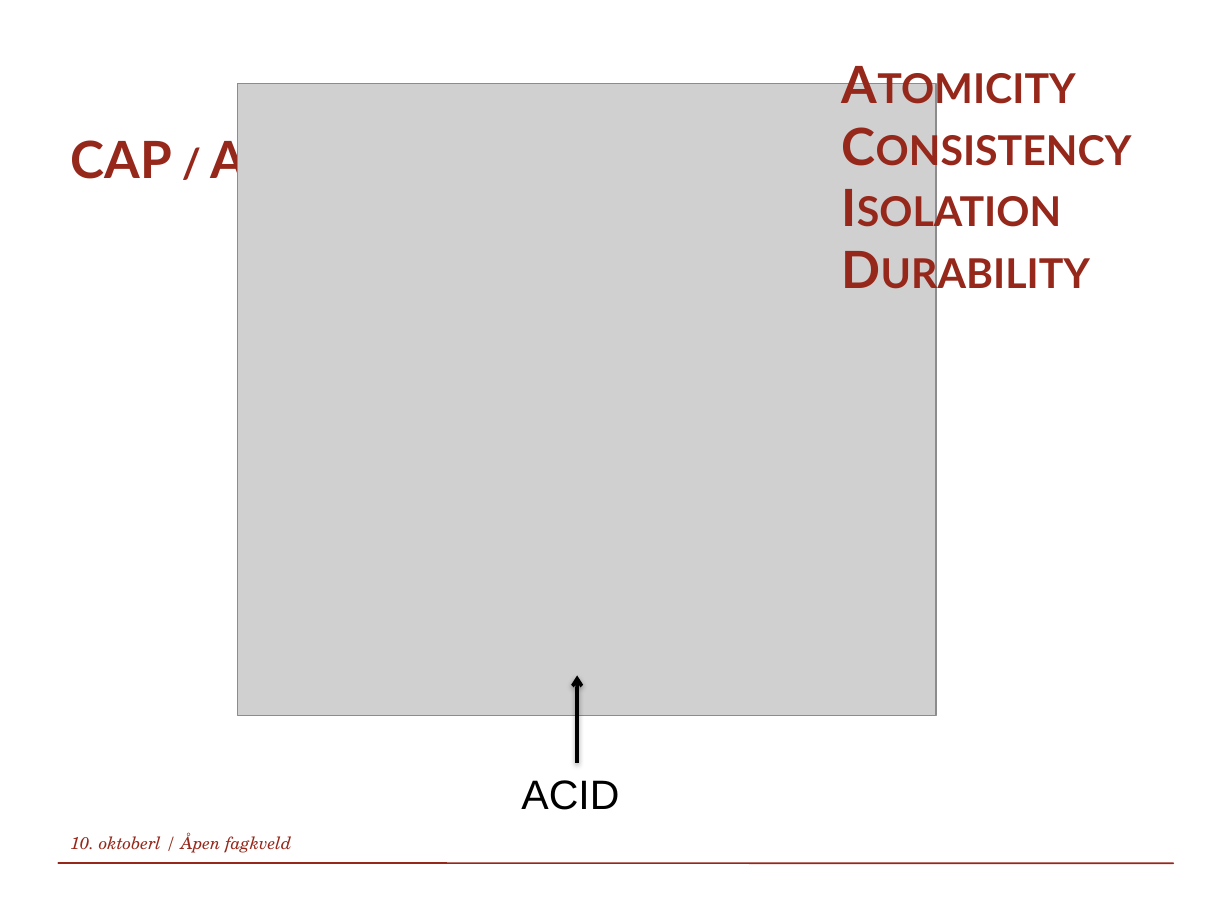
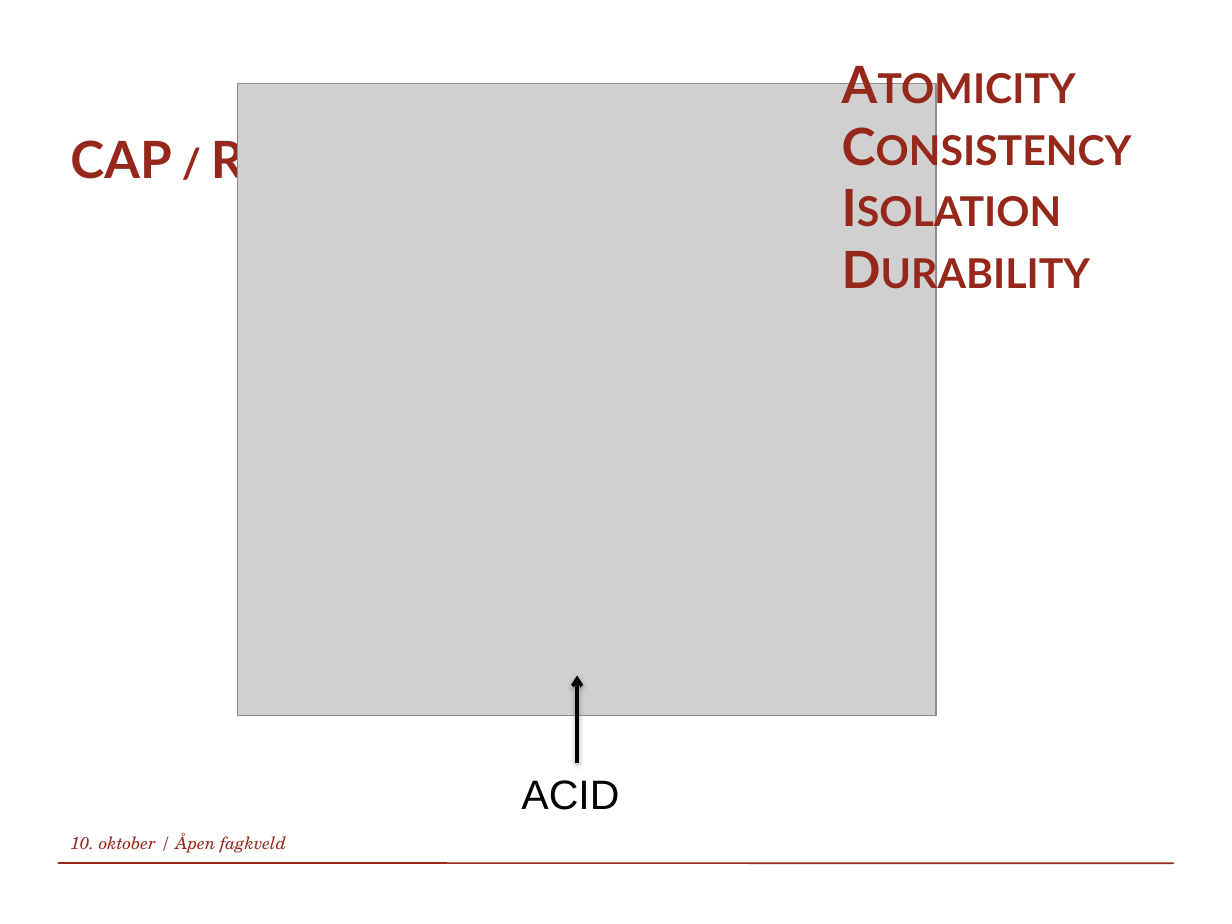
Before and after one commit to mariusin79/FagkveldOktober, a slide deck: slide 9 of Slides/Polyglot persistence.pptx (slide 10 before the commit). Drawn at 1232x924 pixels with LibreOffice and Linux fonts; fonts in the diff are those of the drawing; grey boxes stand for pictures; background and template pictures are left out. Boxes give left, top, right and bottom in pixels: in the first picture for what was removed or moved away, otherwise in the second. Text is boxed around its words. In the diff, an @@ line names an element or a change of style, - is before the commit and + after.

```diff
--- a/Slides/Polyglot persistence.pptx
+++ b/Slides/Polyglot persistence.pptx
@@ title at box(70, 134, 393, 188): text changed @@
-CAP / ACID
+CAP / RDBMS
@@ text at box(70, 832, 286, 853): text changed @@
-10. oktoberl / Åpen fagkveld
+10. oktober / Åpen fagkveld
```
Also in this commit, not shown: 24 other slides changed, 2 slides added.
